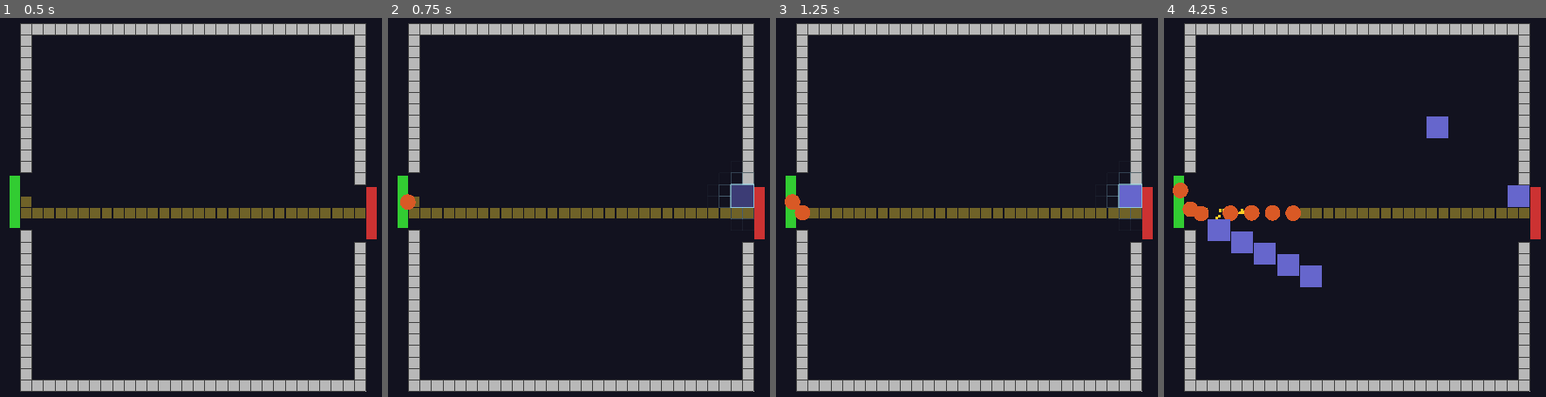
Above: before the commit, frames 1-4 (left to right).
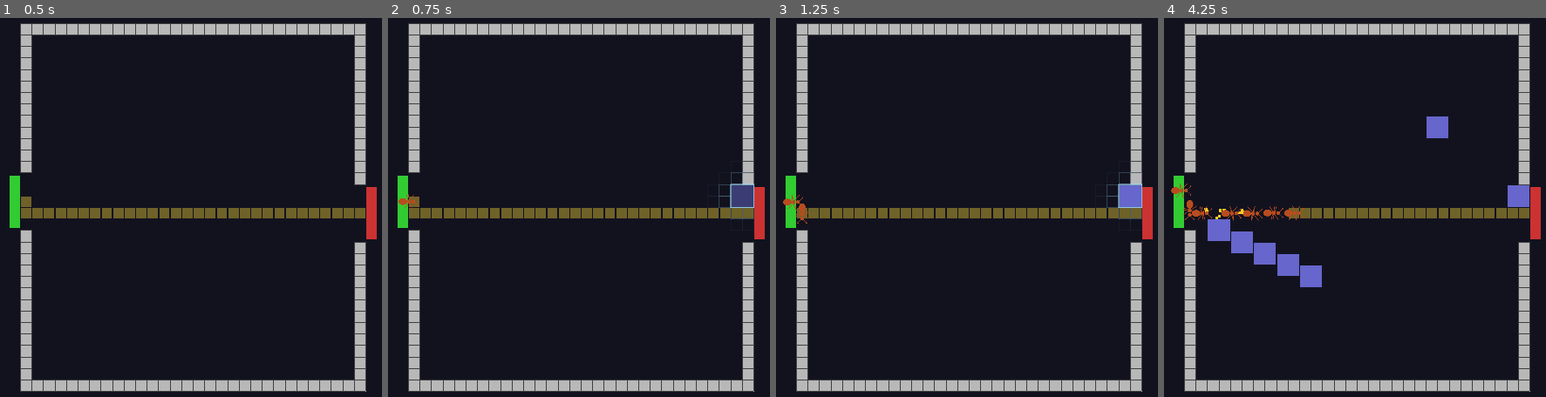
Above: after the commit, the same moments.

Repository: TimGoergen/critter-quitters
Game: Godot game, scene res://Main.tscn
The game is run twice, just before and just after one commit, with the same random seed, the same clock (stepped at 60 frames per second) and the same inputs.
Inputs (mouse positions are in pixels of both pictures, inside the frame that each line leads up to):
- Up to frame 1 (0.5 s): no input
- Up to frame 2 (0.75 s): tap Enter at 0.5 s; move the mouse to (735, 188) at 0.52 s; click (735, 188) at 0.67 s
- Up to frame 3 (1.25 s): no input
- Up to frame 4 (4.25 s): tap Space at 1.25 s; drag from (1217, 226) to (1320, 287) at 1.27 s; move the mouse to (1427, 120) at 2.02 s; click (1427, 120) at 2.17 s; drag from (1320, 287) to (outside the picture) at 2.77 s; move the mouse to (outside the picture) at 3.52 s; click (outside the picture) at 3.67 s

Frame 1 is identical in both runs. In frame 2, 0.1% of the frame differs, in the area x 2-8%, y 46-51%; in frame 3, 0.3%; in frame 4, 1.0%, in the area x 1-37%, y 43-54%.

Commit message:
Add ant sprite with walk animation and icon
- Replace cylinder enemy visual with ant SVG billboard, oriented to face movement direction
- Add 4-frame tripod gait walk cycle; animation speed scales with enemy move speed
- Increase enemy size to 2.1x cell, brighten color to 85% of base, double waddle speed
- Add minimalist ant icon (head/thorax/abdomen + legs + antennae on dark background)

Co-Authored-By: Claude Sonnet 4.6 <noreply@anthropic.com>

Diff:
--- /dev/null
+++ b/game/assets/ant.svg
@@ -0,0 +1,24 @@
+<svg xmlns="http://www.w3.org/2000/svg" width="128" height="128" viewBox="0 0 128 128">
+  <!-- Legs -->
+  <line x1="53" y1="50" x2="28" y2="38" stroke="white" stroke-width="3" stroke-linecap="round"/>
+  <line x1="52" y1="57" x2="26" y2="57" stroke="white" stroke-width="3" stroke-linecap="round"/>
+  <line x1="53" y1="64" x2="28" y2="76" stroke="white" stroke-width="3" stroke-linecap="round"/>
+  <line x1="75" y1="50" x2="100" y2="38" stroke="white" stroke-width="3" stroke-linecap="round"/>
+  <line x1="76" y1="57" x2="102" y2="57" stroke="white" stroke-width="3" stroke-linecap="round"/>
+  <line x1="75" y1="64" x2="100" y2="76" stroke="white" stroke-width="3" stroke-linecap="round"/>
+
+  <!-- Antennae -->
+  <line x1="58" y1="27" x2="42" y2="10" stroke="white" stroke-width="2.5" stroke-linecap="round"/>
+  <line x1="70" y1="27" x2="86" y2="10" stroke="white" stroke-width="2.5" stroke-linecap="round"/>
+  <circle cx="41" cy="10" r="3.5" fill="white"/>
+  <circle cx="87" cy="10" r="3.5" fill="white"/>
+
+  <!-- Abdomen -->
+  <ellipse cx="64" cy="90" rx="18" ry="23" fill="white"/>
+
+  <!-- Thorax -->
+  <ellipse cx="64" cy="57" rx="11" ry="10" fill="white"/>
+
+  <!-- Head -->
+  <circle cx="64" cy="34" r="10" fill="white"/>
+</svg>
--- /dev/null
+++ b/game/assets/ant_walk_1.svg
@@ -0,0 +1,18 @@
+<svg xmlns="http://www.w3.org/2000/svg" width="128" height="128" viewBox="0 0 128 128">
+  <!-- Group A (L-front, R-mid, L-back) forward; Group B (R-front, L-mid, R-back) back -->
+  <line x1="53" y1="50" x2="28" y2="28" stroke="white" stroke-width="3" stroke-linecap="round"/>
+  <line x1="52" y1="57" x2="26" y2="67" stroke="white" stroke-width="3" stroke-linecap="round"/>
+  <line x1="53" y1="64" x2="28" y2="66" stroke="white" stroke-width="3" stroke-linecap="round"/>
+  <line x1="75" y1="50" x2="100" y2="48" stroke="white" stroke-width="3" stroke-linecap="round"/>
+  <line x1="76" y1="57" x2="102" y2="47" stroke="white" stroke-width="3" stroke-linecap="round"/>
+  <line x1="75" y1="64" x2="100" y2="86" stroke="white" stroke-width="3" stroke-linecap="round"/>
+
+  <line x1="58" y1="27" x2="42" y2="10" stroke="white" stroke-width="2.5" stroke-linecap="round"/>
+  <line x1="70" y1="27" x2="86" y2="10" stroke="white" stroke-width="2.5" stroke-linecap="round"/>
+  <circle cx="41" cy="10" r="3.5" fill="white"/>
+  <circle cx="87" cy="10" r="3.5" fill="white"/>
+
+  <ellipse cx="64" cy="90" rx="18" ry="23" fill="white"/>
+  <ellipse cx="64" cy="57" rx="11" ry="10" fill="white"/>
+  <circle cx="64" cy="34" r="10" fill="white"/>
+</svg>
--- /dev/null
+++ b/game/assets/ant_walk_2.svg
@@ -0,0 +1,18 @@
+<svg xmlns="http://www.w3.org/2000/svg" width="128" height="128" viewBox="0 0 128 128">
+  <!-- Transition: Group A returning to neutral, Group B returning to neutral -->
+  <line x1="53" y1="50" x2="28" y2="33" stroke="white" stroke-width="3" stroke-linecap="round"/>
+  <line x1="52" y1="57" x2="26" y2="62" stroke="white" stroke-width="3" stroke-linecap="round"/>
+  <line x1="53" y1="64" x2="28" y2="71" stroke="white" stroke-width="3" stroke-linecap="round"/>
+  <line x1="75" y1="50" x2="100" y2="43" stroke="white" stroke-width="3" stroke-linecap="round"/>
+  <line x1="76" y1="57" x2="102" y2="52" stroke="white" stroke-width="3" stroke-linecap="round"/>
+  <line x1="75" y1="64" x2="100" y2="81" stroke="white" stroke-width="3" stroke-linecap="round"/>
+
+  <line x1="58" y1="27" x2="42" y2="10" stroke="white" stroke-width="2.5" stroke-linecap="round"/>
+  <line x1="70" y1="27" x2="86" y2="10" stroke="white" stroke-width="2.5" stroke-linecap="round"/>
+  <circle cx="41" cy="10" r="3.5" fill="white"/>
+  <circle cx="87" cy="10" r="3.5" fill="white"/>
+
+  <ellipse cx="64" cy="90" rx="18" ry="23" fill="white"/>
+  <ellipse cx="64" cy="57" rx="11" ry="10" fill="white"/>
+  <circle cx="64" cy="34" r="10" fill="white"/>
+</svg>
--- /dev/null
+++ b/game/assets/ant_walk_3.svg
@@ -0,0 +1,18 @@
+<svg xmlns="http://www.w3.org/2000/svg" width="128" height="128" viewBox="0 0 128 128">
+  <!-- Group A back, Group B forward (opposite of frame 1) -->
+  <line x1="53" y1="50" x2="28" y2="48" stroke="white" stroke-width="3" stroke-linecap="round"/>
+  <line x1="52" y1="57" x2="26" y2="47" stroke="white" stroke-width="3" stroke-linecap="round"/>
+  <line x1="53" y1="64" x2="28" y2="86" stroke="white" stroke-width="3" stroke-linecap="round"/>
+  <line x1="75" y1="50" x2="100" y2="28" stroke="white" stroke-width="3" stroke-linecap="round"/>
+  <line x1="76" y1="57" x2="102" y2="67" stroke="white" stroke-width="3" stroke-linecap="round"/>
+  <line x1="75" y1="64" x2="100" y2="66" stroke="white" stroke-width="3" stroke-linecap="round"/>
+
+  <line x1="58" y1="27" x2="42" y2="10" stroke="white" stroke-width="2.5" stroke-linecap="round"/>
+  <line x1="70" y1="27" x2="86" y2="10" stroke="white" stroke-width="2.5" stroke-linecap="round"/>
+  <circle cx="41" cy="10" r="3.5" fill="white"/>
+  <circle cx="87" cy="10" r="3.5" fill="white"/>
+
+  <ellipse cx="64" cy="90" rx="18" ry="23" fill="white"/>
+  <ellipse cx="64" cy="57" rx="11" ry="10" fill="white"/>
+  <circle cx="64" cy="34" r="10" fill="white"/>
+</svg>
--- /dev/null
+++ b/game/assets/ant_walk_4.svg
@@ -0,0 +1,18 @@
+<svg xmlns="http://www.w3.org/2000/svg" width="128" height="128" viewBox="0 0 128 128">
+  <!-- Transition: Group A continuing forward, Group B continuing back -->
+  <line x1="53" y1="50" x2="28" y2="43" stroke="white" stroke-width="3" stroke-linecap="round"/>
+  <line x1="52" y1="57" x2="26" y2="52" stroke="white" stroke-width="3" stroke-linecap="round"/>
+  <line x1="53" y1="64" x2="28" y2="81" stroke="white" stroke-width="3" stroke-linecap="round"/>
+  <line x1="75" y1="50" x2="100" y2="33" stroke="white" stroke-width="3" stroke-linecap="round"/>
+  <line x1="76" y1="57" x2="102" y2="62" stroke="white" stroke-width="3" stroke-linecap="round"/>
+  <line x1="75" y1="64" x2="100" y2="71" stroke="white" stroke-width="3" stroke-linecap="round"/>
+
+  <line x1="58" y1="27" x2="42" y2="10" stroke="white" stroke-width="2.5" stroke-linecap="round"/>
+  <line x1="70" y1="27" x2="86" y2="10" stroke="white" stroke-width="2.5" stroke-linecap="round"/>
+  <circle cx="41" cy="10" r="3.5" fill="white"/>
+  <circle cx="87" cy="10" r="3.5" fill="white"/>
+
+  <ellipse cx="64" cy="90" rx="18" ry="23" fill="white"/>
+  <ellipse cx="64" cy="57" rx="11" ry="10" fill="white"/>
+  <circle cx="64" cy="34" r="10" fill="white"/>
+</svg>
--- a/game/assets/icon.svg
+++ b/game/assets/icon.svg
@@ -1,4 +1,29 @@
-<svg xmlns="http://www.w3.org/2000/svg" width="128" height="128">
-  <rect width="128" height="128" fill="#1a1a2e"/>
-  <text x="64" y="80" font-size="72" text-anchor="middle" fill="#a8d8a8" font-family="monospace">@</text>
+<svg xmlns="http://www.w3.org/2000/svg" width="128" height="128" viewBox="0 0 128 128">
+  <!-- Background -->
+  <rect width="128" height="128" rx="18" fill="#1a1a2e"/>
+
+  <!-- Legs (behind body) -->
+  <!-- Left front, mid, back -->
+  <line x1="53" y1="50" x2="28" y2="38" stroke="#c07840" stroke-width="3" stroke-linecap="round"/>
+  <line x1="52" y1="57" x2="26" y2="57" stroke="#c07840" stroke-width="3" stroke-linecap="round"/>
+  <line x1="53" y1="64" x2="28" y2="76" stroke="#c07840" stroke-width="3" stroke-linecap="round"/>
+  <!-- Right front, mid, back -->
+  <line x1="75" y1="50" x2="100" y2="38" stroke="#c07840" stroke-width="3" stroke-linecap="round"/>
+  <line x1="76" y1="57" x2="102" y2="57" stroke="#c07840" stroke-width="3" stroke-linecap="round"/>
+  <line x1="75" y1="64" x2="100" y2="76" stroke="#c07840" stroke-width="3" stroke-linecap="round"/>
+
+  <!-- Antennae -->
+  <line x1="58" y1="27" x2="42" y2="10" stroke="#c07840" stroke-width="2.5" stroke-linecap="round"/>
+  <line x1="70" y1="27" x2="86" y2="10" stroke="#c07840" stroke-width="2.5" stroke-linecap="round"/>
+  <circle cx="41" cy="10" r="3.5" fill="#c07840"/>
+  <circle cx="87" cy="10" r="3.5" fill="#c07840"/>
+
+  <!-- Abdomen (large, bottom) -->
+  <ellipse cx="64" cy="90" rx="18" ry="23" fill="#c07840"/>
+
+  <!-- Thorax (middle) — narrow gap above abdomen creates waist -->
+  <ellipse cx="64" cy="57" rx="11" ry="10" fill="#c07840"/>
+
+  <!-- Head (top) — narrow gap above thorax -->
+  <circle cx="64" cy="34" r="10" fill="#c07840"/>
 </svg>
--- a/game/enemies/Enemy.gd
+++ b/game/enemies/Enemy.gd
@@ -28,6 +28,13 @@
 extends Node3D
 
 const Grid = preload("res://arena/Grid.gd")
+
+const ANT_FRAMES: Array[Texture2D] = [
+	preload("res://assets/ant_walk_1.svg"),
+	preload("res://assets/ant_walk_2.svg"),
+	preload("res://assets/ant_walk_3.svg"),
+	preload("res://assets/ant_walk_4.svg"),
+]
 
 
 # ---------------------------------------------------------------------------
@@ -55,7 +62,7 @@
 # ---------------------------------------------------------------------------
 
 ## Waddle oscillation rate in radians/second.
-const WADDLE_SPEED: float = 12.0
+const WADDLE_SPEED: float = 24.0
 
 ## Lateral sway distance in world units.
 const WADDLE_OFFSET: float = 0.03
@@ -112,6 +119,12 @@
 
 # Set to true when _die() is called; stops movement and prevents re-entry.
 var _is_dead: bool = false
+
+# Accumulated walk time used to index into ANT_FRAMES.
+var _walk_time: float = 0.0
+
+# Stored so _process can swap the walk frame without rebuilding the material.
+var _visual_material: StandardMaterial3D = null
 
 # Base color for this enemy type — stored so the hit flash can return to it.
 var _base_color: Color = Color.WHITE
@@ -263,6 +276,9 @@
 		else:
 			_visual.position.z = 0.0
 			_visual.position.x = sway
+		_visual.basis = _facing_basis(travel_dir)
+		_walk_time += delta
+		_visual_material.albedo_texture = ANT_FRAMES[int(_walk_time * _move_speed * 3.0) % ANT_FRAMES.size()]
 
 
 # ---------------------------------------------------------------------------
@@ -282,6 +298,15 @@
 	var tween := create_tween()
 	tween.tween_property(mat, "albedo_color", Color.WHITE, DEATH_FLASH_DURATION)
 	tween.tween_callback(queue_free)
+
+
+## Returns a Basis that orients the ant quad flat on the XZ plane (normal = +Y,
+## visible from the top-down camera) with the ant's head pointing in dir.
+func _facing_basis(dir: Vector2i) -> Basis:
+	if dir == Vector2i.ZERO:
+		return Basis.IDENTITY
+	var forward := Vector3(float(dir.x), 0.0, float(dir.y)).normalized()
+	return Basis(forward.cross(Vector3.UP), forward, Vector3.UP)
 
 
 ## Converts a grid coordinate to its world-space centre at y = 0.
@@ -293,22 +318,27 @@
 	return Vector3(x, 0.0, z)
 
 
-## Creates the placeholder visual as a child MeshInstance3D.
+## Creates the enemy visual as a billboard quad using the ant sprite.
+## The color is darkened so enemies read as distinct from the bright icon.
 ## Replaced by an ASCII billboard node in Phase 3.
 func _spawn_visual(color: Color) -> void:
 	var mesh_instance := MeshInstance3D.new()
 
-	var radius       := Grid.CELL_SIZE * 0.675
-	var cylinder     := CylinderMesh.new()
-	cylinder.top_radius    = radius
-	cylinder.bottom_radius = radius
-	cylinder.height        = Grid.CELL_SIZE * 0.5
-	mesh_instance.mesh = cylinder
-
-	var material          := StandardMaterial3D.new()
-	material.albedo_color  = color
-	material.shading_mode  = BaseMaterial3D.SHADING_MODE_UNSHADED
+	var quad  := QuadMesh.new()
+	quad.size  = Vector2(Grid.CELL_SIZE * 2.1, Grid.CELL_SIZE * 2.1)
+	mesh_instance.mesh = quad
+
+	var dark_color := Color(color.r * 0.85, color.g * 0.85, color.b * 0.85, 1.0)
+	_base_color     = dark_color
+
+	var material                  := StandardMaterial3D.new()
+	material.albedo_color          = dark_color
+	material.albedo_texture        = ANT_FRAMES[0]
+	material.shading_mode          = BaseMaterial3D.SHADING_MODE_UNSHADED
+	material.transparency          = BaseMaterial3D.TRANSPARENCY_ALPHA
 	mesh_instance.material_override = material
+	_visual_material               = material
+	mesh_instance.basis            = _facing_basis(_target_cell - _current_cell)
 
 	_visual = mesh_instance
 	add_child(mesh_instance)
